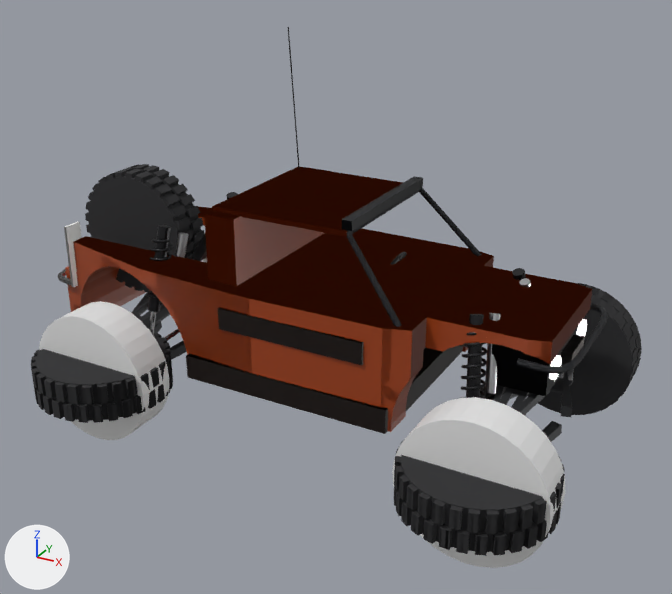
The glTF model game/public/assets/vehicles/trophy4400/trophy4400.glb as it was, and as the next commit left it.
The view is the same before and after, from a camera (50 mm lens) standing at (3.21, -5.96, 4.06) and looking at (0.05, -0.21, 1.18). Arrows for +X, +Y and +Z are at lower left; the lights stay in place. The first picture is the older version. Where no turn or scale is listed for an object, it has been applied to the vertices.

Names of what the first picture shows: 'body_L0', 'body_L1', 'body_L2', 'spare-tyre_L0', 'tyre-fl_L0', 'tyre-fr_L0', 'tyre-fr_L1', 'tyre-rr_L0', 'tyre-rr_L1' and 20 more.
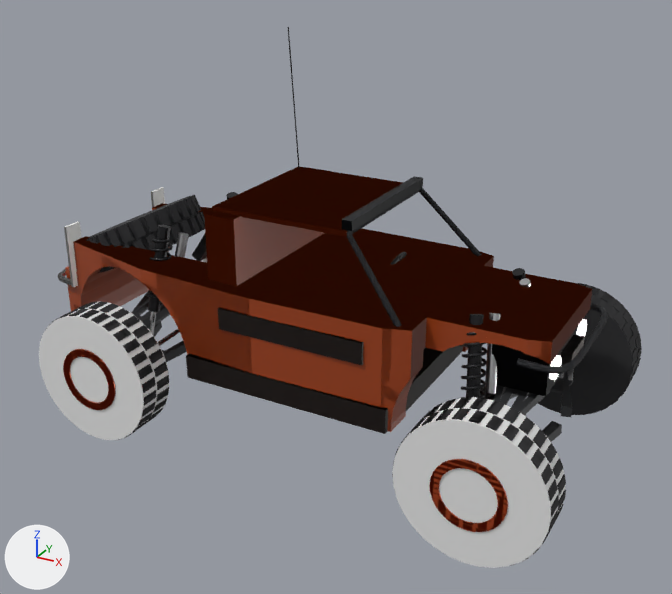
Commit message: Trophy 4400: stand the right-side tyres upright and lay the spare across the tail

Pixel boxes [x1, y1, x2, y2] of what changed, in the pictures (672 x 594 px):
'tyre-fr_L0', moved, turned
    before: [394, 440, 565, 556]
    after: [392, 397, 566, 566]
'spare-tyre_L0', moved, turned
    before: [85, 164, 204, 292]
    after: [86, 195, 205, 273]
'tyre-rr_L1', moved, turned (not visible afterwards)
    before: [31, 333, 173, 423]
'tyre-rr_L0', moved, turned
    before: [37, 335, 165, 384]
    after: [45, 301, 169, 440]
'tyre-fr_L1', moved, turned (not visible afterwards)
    before: [401, 456, 540, 510]

What changed in the scene script:
```text
Change ob_spare_tyre_l0:
    ob_spare_tyre_l0.location: (0.0, 0.0075, 0.0) -> (0.00317, 0.0, -0.0568)
    ob_spare_tyre_l0.rotation_euler: (1.571, -0.3, 0.0) -> (0.0, -0.436, 0.0)  # degrees (90, -17, 0) -> degrees (0, -25, 0)
Change ob_tyre_fr_l0:
    ob_tyre_fr_l0.location: (0.0, 0.0, -0.0075) -> (0.0, -0.0075, 0.0)
    ob_tyre_fr_l0.rotation_euler: (0.0, 0.0, 3.142) -> (-1.571, 3.142, 0.0)  # degrees (0, 0, 180) -> degrees (-90, 180, 0)
Change ob_tyre_fr_l1:
    ob_tyre_fr_l1.location: (0.0, 0.0, -0.0075) -> (0.0, -0.0075, 0.0)
    ob_tyre_fr_l1.rotation_euler: (0.0, 0.0, 3.142) -> (-1.571, 3.142, 0.0)  # degrees (0, 0, 180) -> degrees (-90, 180, 0)
Change ob_tyre_rr_l0:
    ob_tyre_rr_l0.location: (0.0, 0.0, -0.0075) -> (0.0, -0.0075, 0.0)
    ob_tyre_rr_l0.rotation_euler: (0.0, 0.0, 3.142) -> (-1.571, 3.142, 0.0)  # degrees (0, 0, 180) -> degrees (-90, 180, 0)
Change ob_tyre_rr_l1:
    ob_tyre_rr_l1.location: (0.0, 0.0, -0.0075) -> (0.0, -0.0075, 0.0)
    ob_tyre_rr_l1.rotation_euler: (0.0, 0.0, 3.142) -> (-1.571, 3.142, 0.0)  # degrees (0, 0, 180) -> degrees (-90, 180, 0)
```
